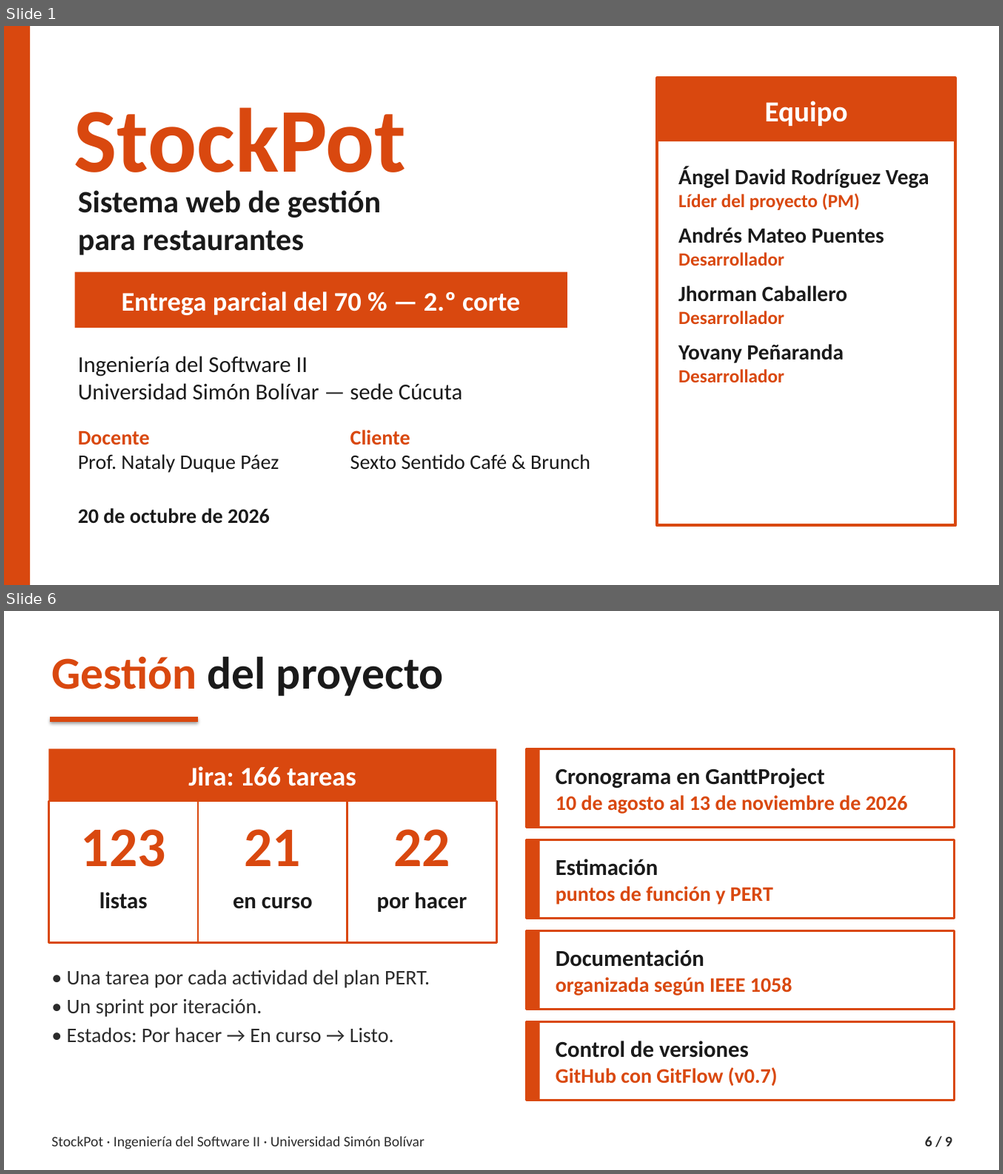
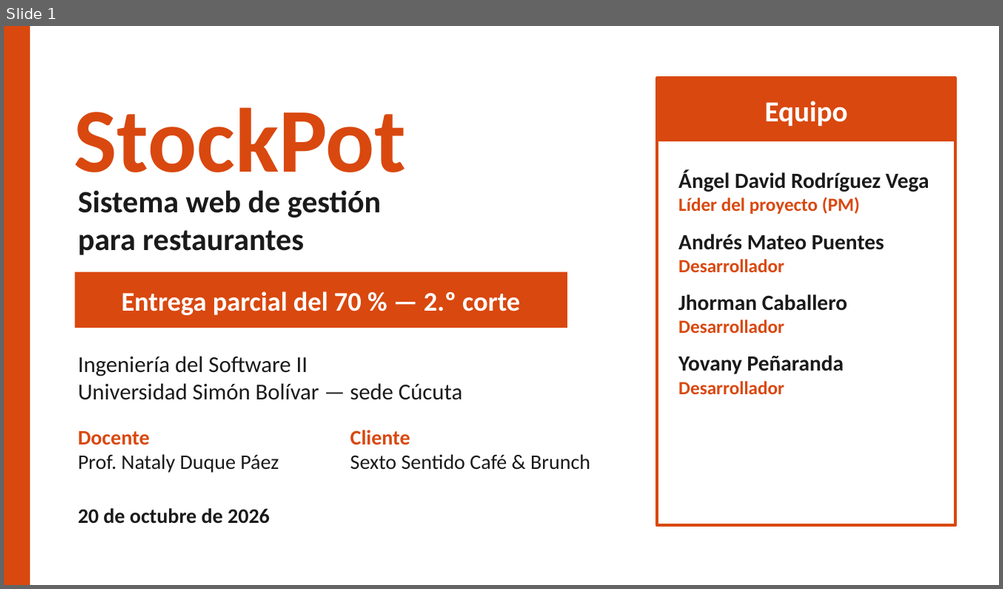
Before and after one commit to Angelssjyf/stockpot, a slide deck: docs/entrega-2do-corte/05_Demostracion/StockPot_Sustentacion_70.pptx. Shown one above the other, each under a label of ours: slides 1 and 6 before the commit, slide 1 after it; the slides between them are not shown. The pictures are 1003x1174 and 1003x589 pixels, drawn with LibreOffice and Linux fonts; fonts in the diff are those of the drawing. Boxes give left, top, right and bottom in pixels: in the first picture for what was removed or moved away, otherwise in the second. Text is boxed around its words. In the diff, an @@ line names an element or a change of style, - is before the commit and + after.

```diff
--- a/docs/entrega-2do-corte/05_Demostracion/StockPot_Sustentacion_70.pptx
+++ b/docs/entrega-2do-corte/05_Demostracion/StockPot_Sustentacion_70.pptx
@@ slide 6 removed at <box>4,611,999,1170</box>, background #FFFFFF @@
@@ text removed at <box>51,656,444,696</box> @@
-Gestión del proyecto
@@ line removed from (51, 719) to (198, 719) @@
@@ rectangle removed at <box>48,749,496,801</box> @@
@@ rectangle removed at <box>526,749,954,827</box> @@
@@ rectangle removed at <box>526,749,540,827</box> @@
@@ text removed at <box>188,766,356,786</box> @@
-Jira: 166 tareas
@@ text removed at <box>555,768,908,814</box> @@
-Cronograma en GanttProject
-10 de agosto al 13 de noviembre de 2026
@@ rectangle removed at <box>48,801,198,943</box> @@
@@ rectangle removed at <box>198,801,347,943</box> @@
@@ rectangle removed at <box>347,801,496,943</box> @@
@@ text removed at <box>81,829,166,867</box> @@
-123
@@ text removed at <box>244,829,301,866</box> @@
-21
@@ text removed at <box>393,829,450,866</box> @@
-22
@@ rectangle removed at <box>526,840,954,918</box> @@
@@ rectangle removed at <box>526,840,540,918</box> @@
@@ text removed at <box>555,859,773,905</box> @@
-Estimación
-puntos de función y PERT
@@ text removed at <box>99,892,148,909</box> @@
-listas
@@ text removed at <box>233,897,313,909</box> @@
-en curso
@@ text removed at <box>377,892,466,912</box> @@
-por hacer
@@ rectangle removed at <box>526,931,954,1009</box> @@
@@ rectangle removed at <box>526,931,540,1009</box> @@
@@ text removed at <box>555,950,792,996</box> @@
-Documentación
-organizada según IEEE 1058
@@ text removed at <box>67,970,430,1042</box> @@
-• Una tarea por cada actividad del plan PERT.
-• Un sprint por iteración.
-• Estados: Por hacer → En curso → Listo.
@@ rectangle removed at <box>526,1022,954,1100</box> @@
@@ rectangle removed at <box>526,1022,540,1100</box> @@
@@ text removed at <box>555,1041,777,1086</box> @@
-Control de versiones
-GitHub con GitFlow (v0.7)
@@ text removed at <box>51,1136,424,1150</box> @@
-StockPot · Ingeniería del Software II · Universidad Simón Bolívar
@@ text removed at <box>925,1136,952,1147</box> @@
-6 / 9
@@ slide 1 changed as well @@
@@ text "Ángel David Rodríguez Vega" rewrapped from <box>678,167,929,383</box> to <box>678,170,929,395</box> @@
```
Also in this commit, not shown: 7 other slides changed, 12 slides added, 3 other files.
